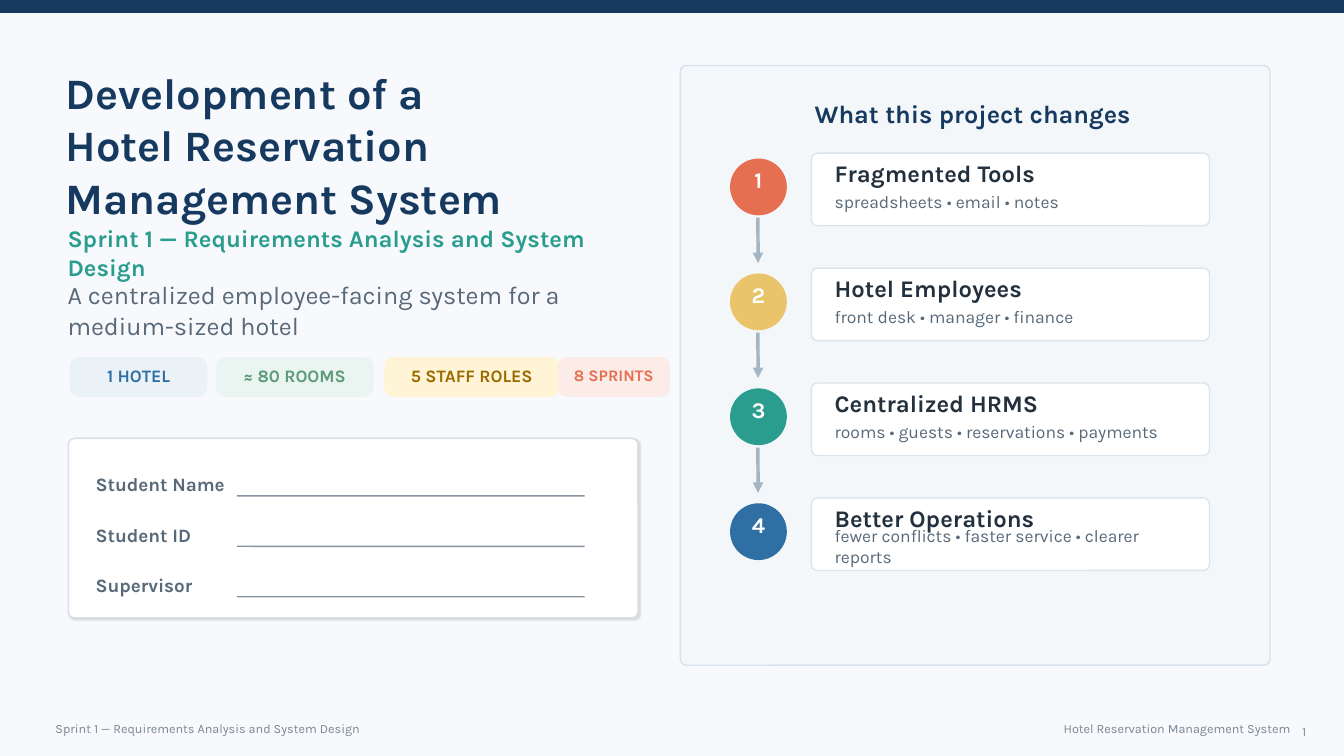
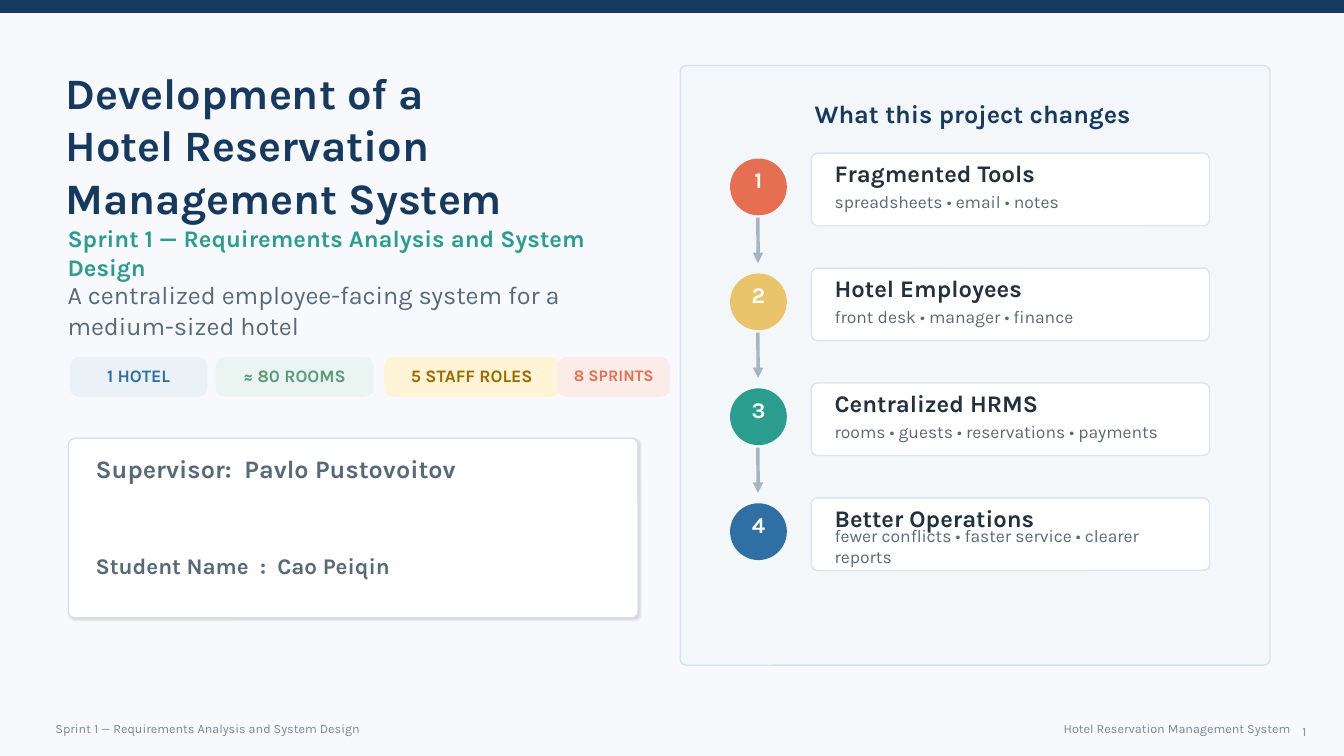
Before and after one commit to Caopeiqin825/HotelReservationManagementSystem, a slide deck: slide 1 of presentation/Hotel_Reservation_Sprint1_Review_Compatible.pptx. Drawn at 1344x756 pixels with LibreOffice and Linux fonts; fonts in the diff are those of the drawing. Boxes give left, top, right and bottom in pixels: in the first picture for what was removed or moved away, otherwise in the second. Text is boxed around its words. In the diff, an @@ line names an element or a change of style, - is before the commit and + after.

```diff
--- a/presentation/Hotel_Reservation_Sprint1_Review_Compatible.pptx
+++ b/presentation/Hotel_Reservation_Sprint1_Review_Compatible.pptx
@@ text at (96, 460, 456, 484): text changed; size 13.5 to 18 pt @@
-Supervisor
+Supervisor: Pavlo Pustovoitov
@@ line removed from (237, 496) to (585, 496) @@
@@ text removed at (96, 529, 191, 542) @@
-Student ID
@@ text at (96, 558, 390, 580): text changed; size 13.5 to 16 pt @@
-Student Name
+Student Name : Cao Peiqin
@@ line removed from (237, 546) to (585, 546) @@
@@ line removed from (237, 597) to (585, 597) @@
```
